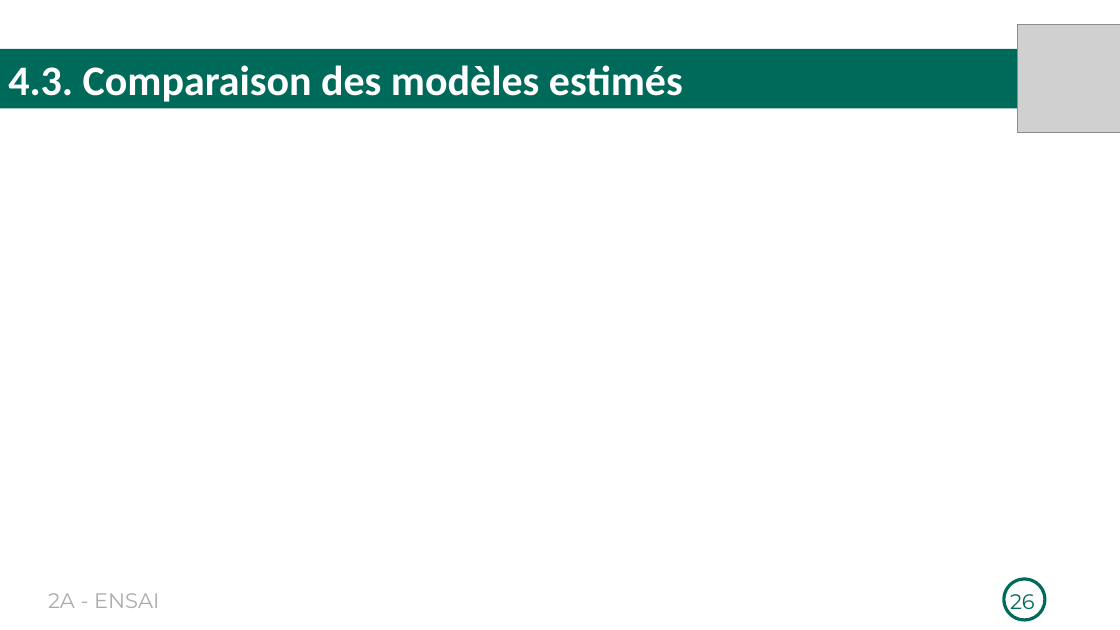
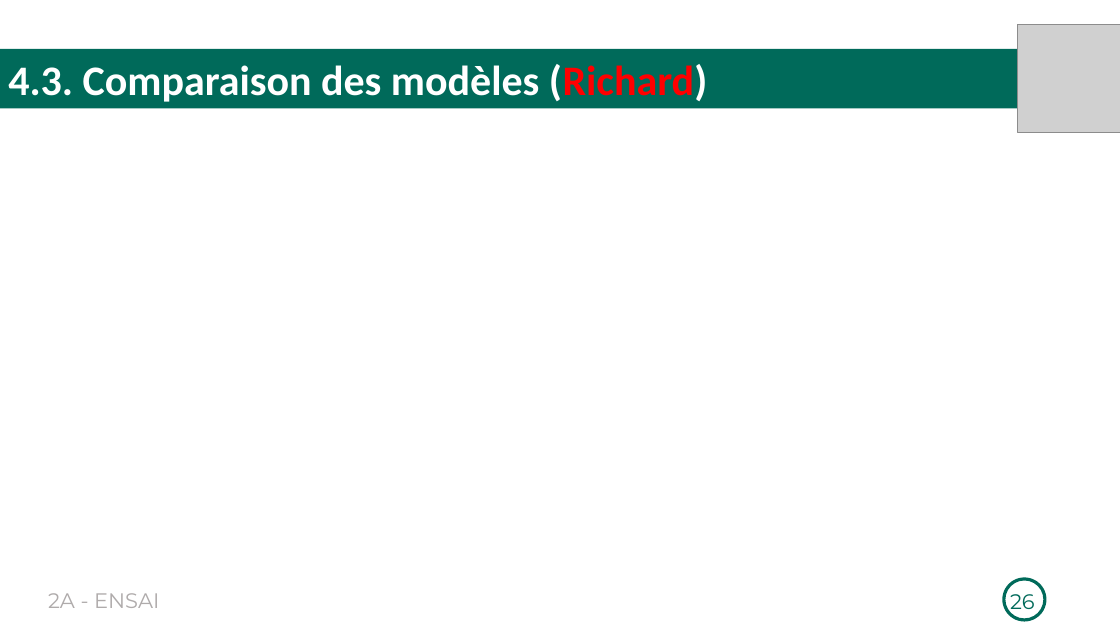
Before and after one commit to Richard-GOZAN/Projet-Stat-2A-Ensai, a slide deck: slide 26 of Présentation/Soutenance_Groupe25.pptx. Drawn at 1120x630 pixels with LibreOffice and Linux fonts; fonts in the diff are those of the drawing; grey boxes stand for pictures. Boxes give left, top, right and bottom in pixels: in the first picture for what was removed or moved away, otherwise in the second. Text is boxed around its words. In the diff, an @@ line names an element or a change of style, - is before the commit and + after.

```diff
--- a/Présentation/Soutenance_Groupe25.pptx
+++ b/Présentation/Soutenance_Groupe25.pptx
@@ text in rectangle at <box>8,64,708,102</box>: text changed @@
-4.3. Comparaison des modèles estimés
+4.3. Comparaison des modèles (Richard)
```
Also in this commit, not shown: 12 other slides changed, 3 slides added, 3 slides removed, 1 other file.
